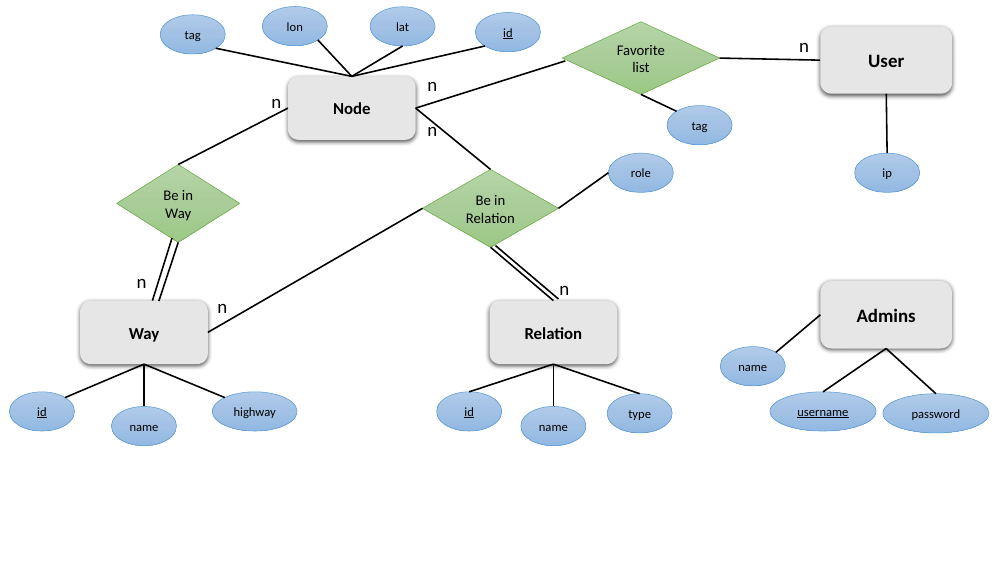
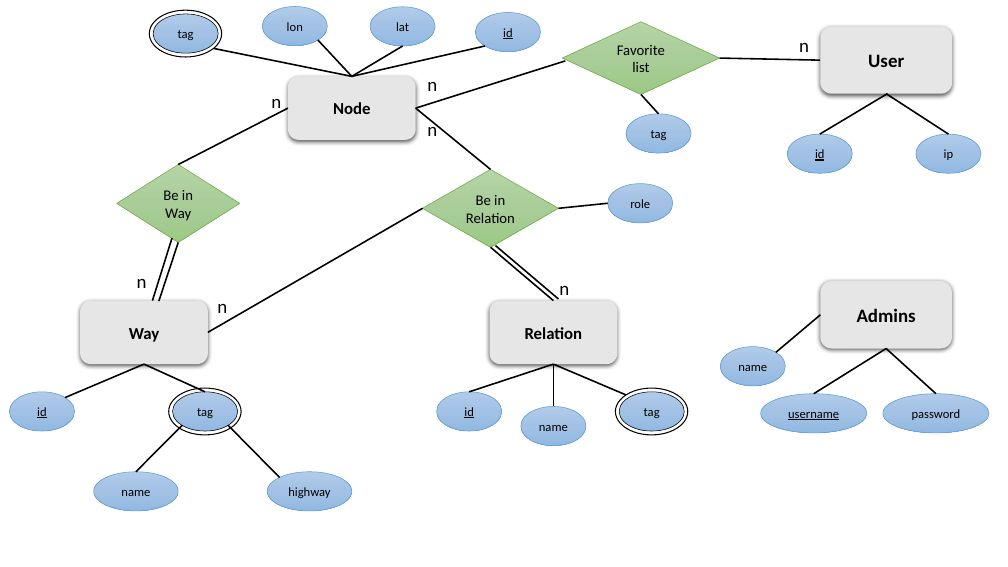
Before and after one commit to VahidGhafourian/UrmiaOfflineMap, a slide deck: slide 1 of ER diagtam.pptx. Drawn at 1008x567 pixels with LibreOffice and Linux fonts; fonts in the diff are those of the drawing. Boxes give left, top, right and bottom in pixels: in the first picture for what was removed or moved away, otherwise in the second. Text is boxed around its words. In the diff, an @@ line names an element or a change of style, - is before the commit and + after.

```diff
--- a/ER diagtam.pptx
+++ b/ER diagtam.pptx
@@ ellipse added at bbox=[150, 10, 222, 57], fill #FFFFFF, outline #000000 1 pt @@
@@ ellipse "tag": place and size @@
-ellipse "tag" at bbox=[160, 15, 225, 54]
+ellipse "tag" at bbox=[154, 14, 219, 53]
@@ ellipse "tag" at bbox=[154, 14, 219, 53]: outline #5B9BD5 0.5 pt to #000000 0.5 pt @@
@@ line moved from (216, 48) - (352, 76) to (209, 48) - (352, 76) @@
@@ ellipse "tag": place and size @@
-ellipse "tag" at bbox=[667, 106, 732, 145]
+ellipse "tag" at bbox=[626, 114, 691, 154]
@@ line moved from (641, 95) - (677, 111) to (641, 95) - (659, 114) @@
@@ line added from (820, 134) to (888, 94), #000000 1.5 pt @@
@@ line moved from (887, 154) - (886, 94) to (949, 134) - (886, 94) @@
@@ ellipse added at bbox=[787, 134, 852, 173], fill gradient #B1CBE9 to #A3C1E5 to #93B9E4, outline #5B9BD5 0.5 pt, 12 pt, text #000000, underline @@
+id
@@ ellipse "ip": place and size @@
-ellipse "ip" at bbox=[854, 154, 920, 193]
+ellipse "ip" at bbox=[917, 134, 982, 173]
@@ line moved from (609, 173) - (559, 209) to (608, 203) - (559, 209) @@
@@ ellipse "role": place and size @@
-ellipse "role" at bbox=[609, 154, 674, 193]
+ellipse "role" at bbox=[608, 184, 673, 223]
@@ line moved from (886, 349) - (823, 392) to (886, 349) - (814, 394) @@
@@ line moved from (144, 364) - (144, 407) to (144, 364) - (205, 392) @@
@@ ellipse added at bbox=[169, 388, 241, 435], fill #FFFFFF, outline #000000 1 pt @@
@@ line moved from (554, 364) - (640, 394) to (554, 364) - (626, 395) @@
@@ ellipse added at bbox=[616, 388, 688, 435], fill #FFFFFF, outline #000000 1 pt @@
@@ ellipse added at bbox=[172, 392, 237, 431], fill gradient #B1CBE9 to #A3C1E5 to #93B9E4, outline #000000 0.5 pt, 12 pt, text #000000 @@
+tag
@@ ellipse removed at bbox=[607, 394, 672, 433] @@
-type
@@ ellipse added at bbox=[619, 392, 684, 431], fill gradient #B1CBE9 to #A3C1E5 to #93B9E4, outline #000000 0.5 pt, 12 pt, text #000000 @@
+tag
@@ ellipse "username": place and size @@
-ellipse "username" at bbox=[770, 392, 876, 431]
+ellipse "username" at bbox=[761, 394, 867, 433]
@@ line added from (182, 426) to (136, 472), #000000 1.5 pt @@
@@ line moved from (144, 364) - (225, 398) to (228, 426) - (280, 478) @@
@@ ellipse "name": place and size @@
-ellipse "name" at bbox=[111, 407, 176, 446]
+ellipse "name" at bbox=[94, 472, 178, 511]
@@ ellipse "highway": place and size @@
-ellipse "highway" at bbox=[212, 392, 297, 431]
+ellipse "highway" at bbox=[267, 472, 352, 511]
```
Also in this commit, not shown: 1 other file.
